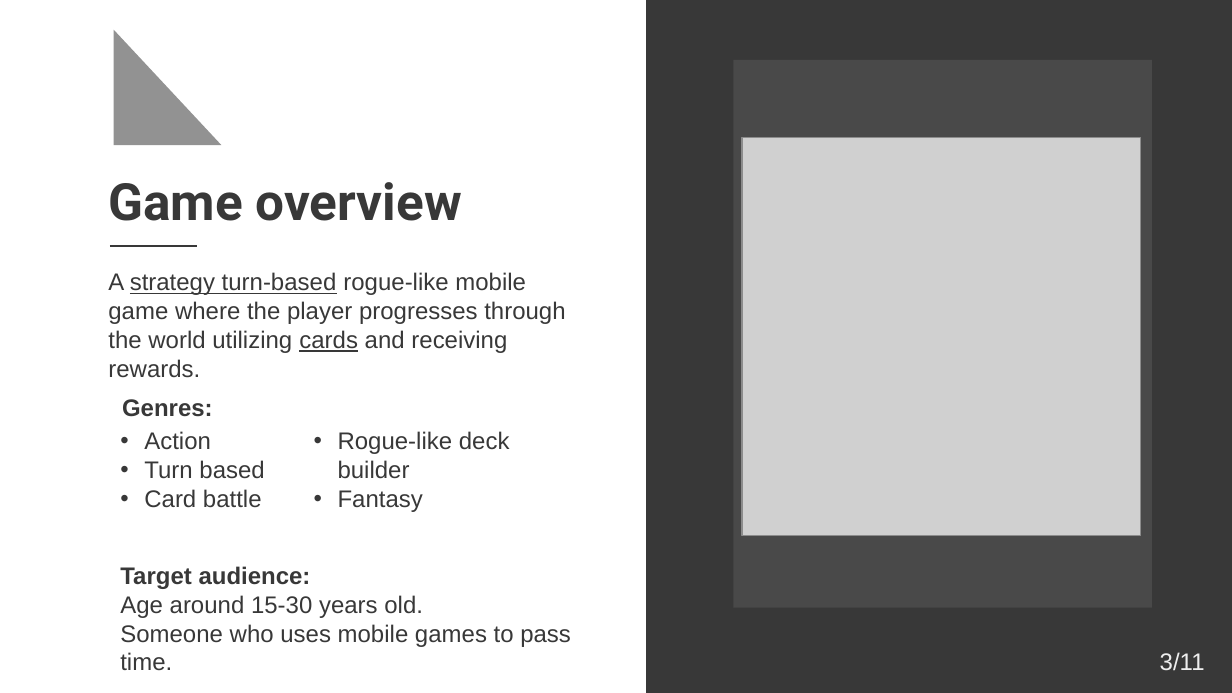
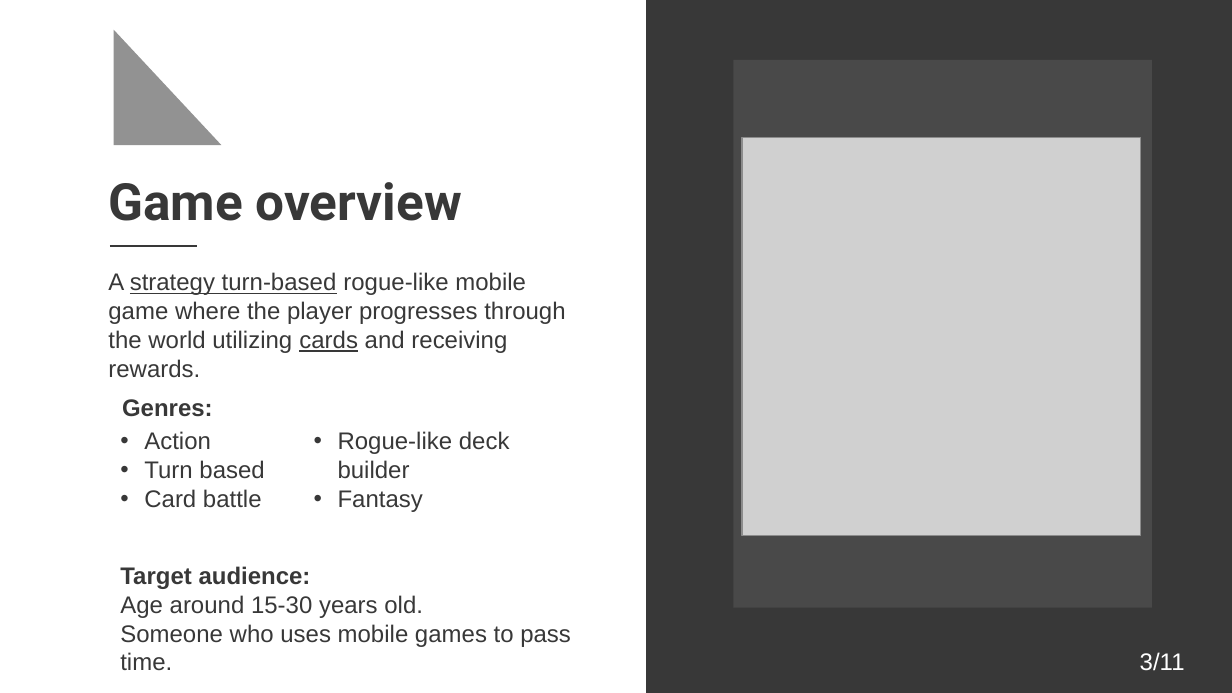
Before and after one commit to FariaXD/UnityMobileGame-FinalProject, a slide deck: slide 3 of ReportsAndOthers/Presentations/Presentation.pptx. Drawn at 1232x693 pixels with LibreOffice and Linux fonts; fonts in the diff are those of the drawing; grey boxes stand for pictures. Boxes give left, top, right and bottom in pixels: in the first picture for what was removed or moved away, otherwise in the second. Text is boxed around its words. In the diff, an @@ line names an element or a change of style, - is before the commit and + after.

```diff
--- a/ReportsAndOthers/Presentations/Presentation.pptx
+++ b/ReportsAndOthers/Presentations/Presentation.pptx
@@ text "3/11": place and size @@
-text "3/11" at [1160, 652, 1205, 671]
+text "3/11" at [1140, 652, 1185, 671]
@@ text "3/11" at [1140, 652, 1185, 671]: text colour #EEEEEE to #FFFFFF; alignment left to right @@
```
Also in this commit, not shown: 8 other slides changed, 15 other files.
